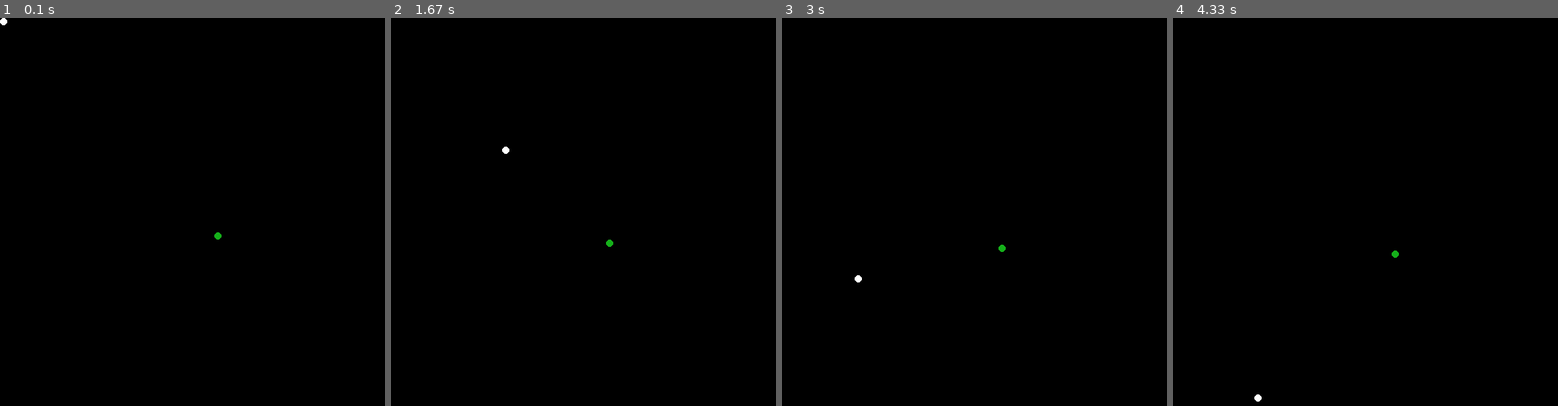
Above: before the commit, frames 1-4 (left to right).
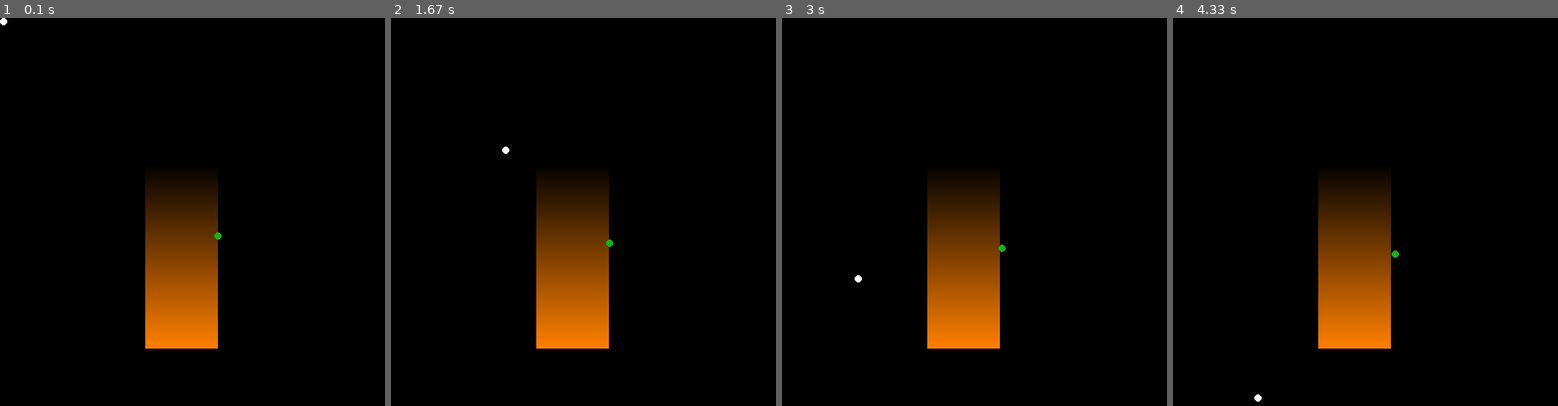
Above: after the commit, the same moments.

Repository: philippus180/Electromagnetic-Simulation
Game: pygame game, started from graphic_pygame.py
The game is run twice, just before and just after one commit, with the same random seed, the same clock (stepped at 60 frames per second) and the same inputs.
Inputs (mouse positions are in pixels of both pictures, inside the frame that each line leads up to):
- Up to frame 1 (0.1 s): no input
- Up to frame 2 (1.67 s): click (610, 235) at 0.38 s; click (652, 332) at 0.72 s; click (768, 390) at 1.05 s; click (506, 149) at 1.38 s
- Up to frame 3 (3 s): click (997, 289) at 1.72 s; click (939, 146) at 2.05 s; click (1151, 351) at 2.38 s; click (859, 277) at 2.72 s
- Up to frame 4 (4.33 s): click (1265, 149) at 3.05 s; click (1288, 312) at 3.38 s; click (1546, 336) at 3.72 s; click (1257, 398) at 4.05 s

The runs differ from the first frame. In frame 1, 8.1% of the frame differs, in the area x 37-57%, y 42-86%; in frame 2, 8.1%; in frame 3, 8.1%; in frame 4, 8.1%.

Commit message:
color gradient test added

Diff:
--- a/graphic_pygame.py
+++ b/graphic_pygame.py
@@ -6,8 +6,8 @@
 pygame.init()
 
 # Set up the screen
-screen_size = (600, 600)
-screen = pygame.display.set_mode(screen_size)
+WIDTH, HEIGHT = (600, 600)
+screen = pygame.display.set_mode((WIDTH, HEIGHT))
 pygame.display.set_caption("Maxwells Simulation")
 
 # Set up colors
@@ -22,6 +22,13 @@
 mouse_charge = Charge(1)
 test_charge = Charge(0.2, init_position=np.array([300.,300.,0.]), init_velocity=np.array([0,10.,0]))
 
+electric_field_surface = pygame.Surface((WIDTH, HEIGHT))
+electric_field_colors = np.ones((WIDTH, HEIGHT, 3), dtype=np.uint8)
+
+print(electric_field_colors)
+print(np.array([1,2,3]).shape)
+print(np.array([[1],[5]]) @ np.array([1,0,1,1]).reshape(1,4))
+electric_field_colors[200:300,200:455] =  np.linspace(0,127,255).reshape(255,1) @ np.array([2,1,0]).reshape(1,3)
 
 # Main game loop
 running = True
@@ -38,14 +45,14 @@
     ### UPDATE PHYSICS ###
     mouse_charge.set_update(time_step, np.array([mouse_x, mouse_y, 0]))
     test_charge.update(time_step,1,1)
+    pygame.surfarray.blit_array(electric_field_surface, electric_field_colors)
 
     # Fill the screen with black
     screen.fill(black)
 
-
+    screen.blit(electric_field_surface, (0,0))
     pygame.draw.circle(screen, white, (mouse_x, mouse_y), 5)
     pygame.draw.circle(screen, green, (test_charge.x(), test_charge.y()), 5)
-
 
     # Update the display
     pygame.display.flip()
